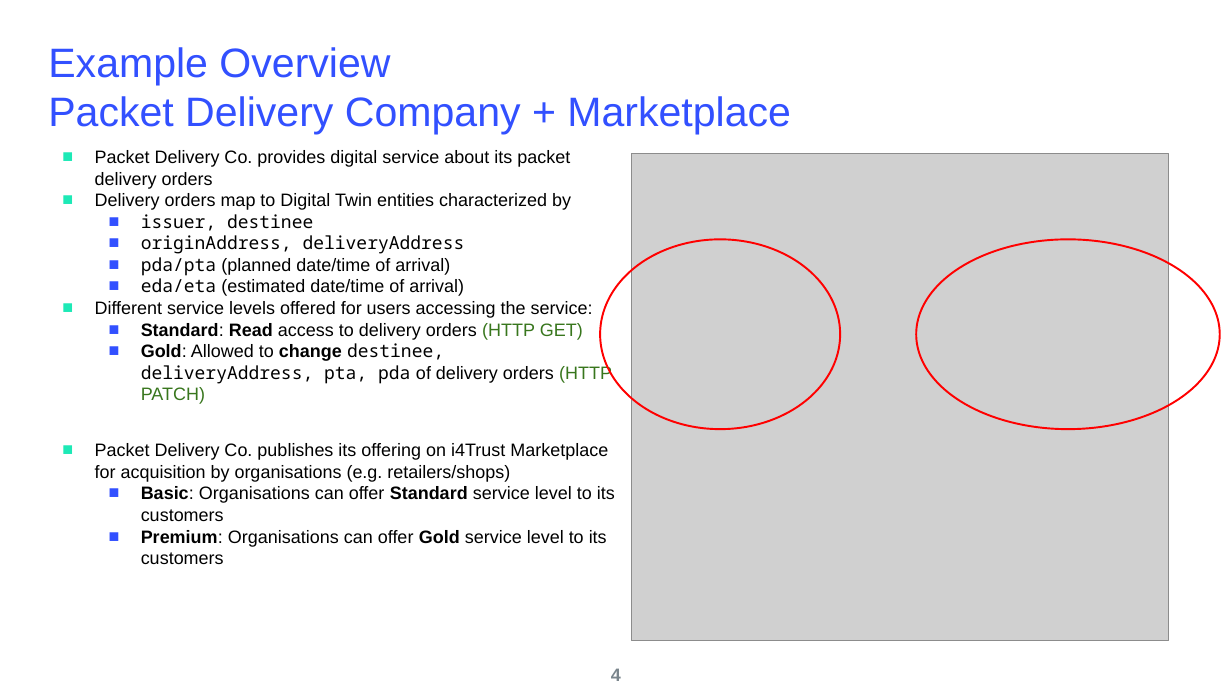
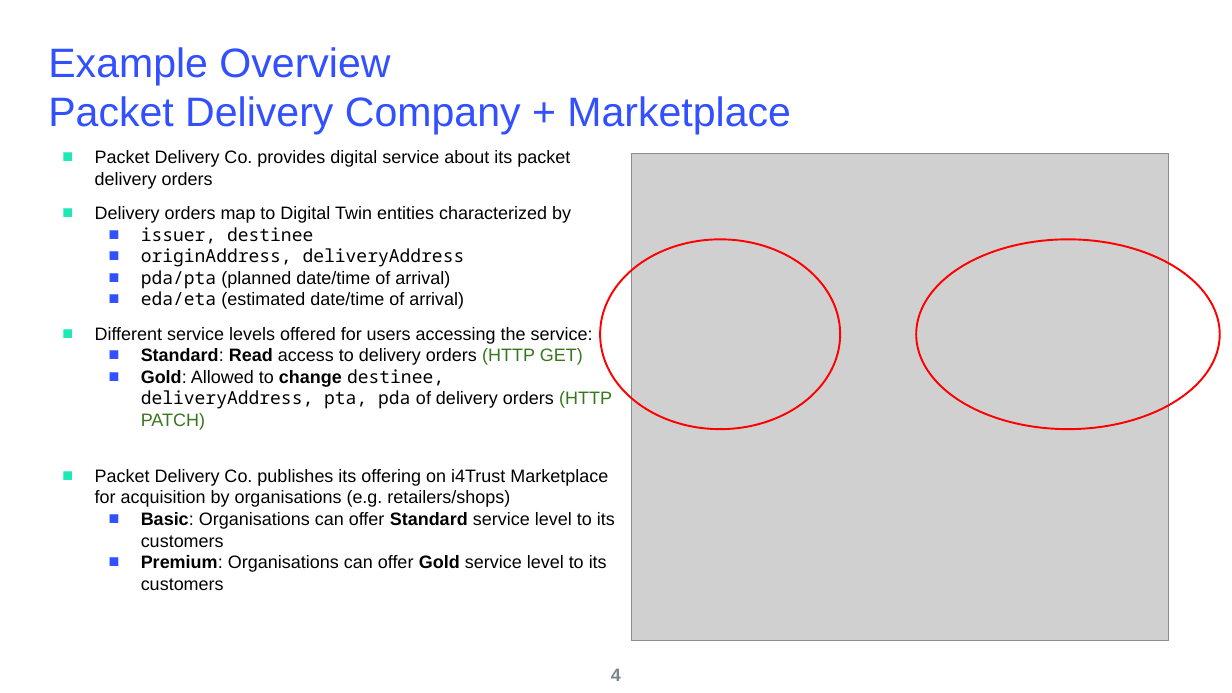
Before and after one commit to i4Trust/training, a slide deck: slide 5 of 2_Technology/Reference_Example-Detailed_walktrough/Slides_Walkthrough.pptx. Drawn at 1232x693 pixels with LibreOffice and Linux fonts; fonts in the diff are those of the drawing; grey boxes stand for pictures; background and template pictures are left out. Boxes give left, top, right and bottom in pixels: in the first picture for what was removed or moved away, otherwise in the second. Text is boxed around its words. In the diff, an @@ line names an element or a change of style, - is before the commit and + after.

```diff
--- a/2_Technology/Reference_Example-Detailed_walktrough/Slides_Walkthrough.pptx
+++ b/2_Technology/Reference_Example-Detailed_walktrough/Slides_Walkthrough.pptx
@@ text at bbox=[95, 206, 593, 344]: more space between paragraphs @@
```
Also in this commit, not shown: 7 other slides changed, 1 slide added, 1 other file.
